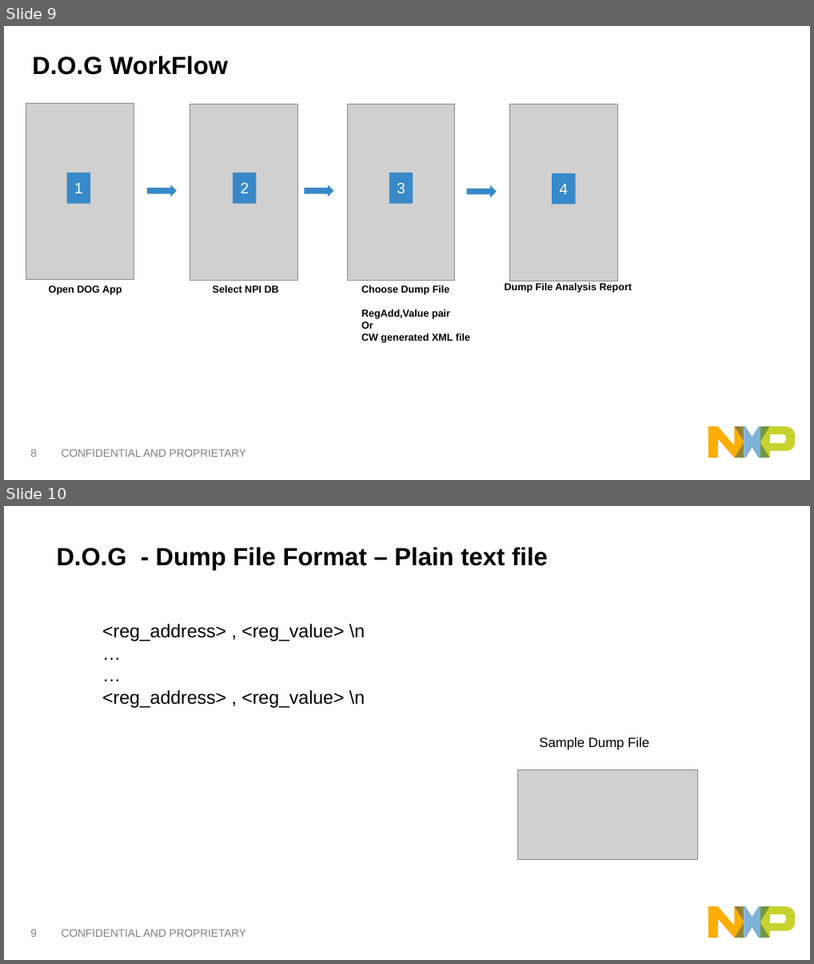
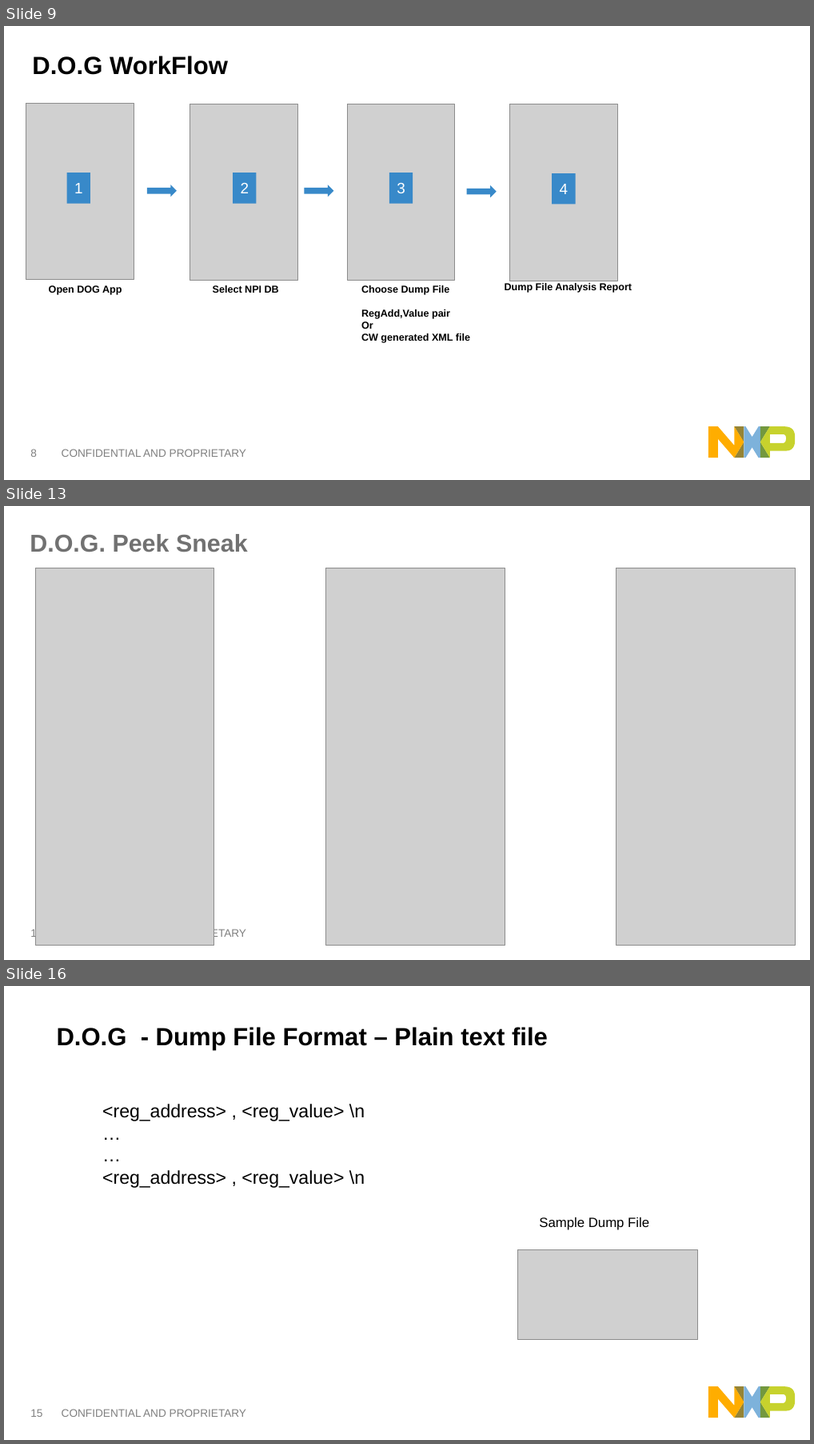
Before and after one commit to softwaresunleashed/dog, a slide deck: demo_artifacts/DOG-DebugOnGo.pptx. Shown one above the other, each under a label of ours: slides 9 and 10 before the commit, slides 9, 13 and 16 after it; the slides between them are not shown. The pictures are 814x964 and 814x1444 pixels, drawn with LibreOffice and Linux fonts; fonts in the diff are those of the drawing; grey boxes stand for pictures. Boxes give left, top, right and bottom in pixels: in the first picture for what was removed or moved away, otherwise in the second. Text is boxed around its words. In the diff, an @@ line names an element or a change of style, - is before the commit and + after.

```diff
--- a/demo_artifacts/DOG-DebugOnGo.pptx
+++ b/demo_artifacts/DOG-DebugOnGo.pptx
@@ slide 13 added at bbox=[4, 506, 810, 960], background #FFFFFF; not listed: 3 template elements that a slide beside it also shows @@
@@ title added at bbox=[30, 534, 248, 552], 29 pt, text #707070, bold @@
+D.O.G. Peek Sneak
@@ picture added at bbox=[35, 568, 214, 945] @@
@@ picture added at bbox=[326, 568, 505, 945] @@
@@ picture added at bbox=[617, 568, 796, 945] @@
@@ what was slide 10 is now slide 16 @@
@@ page number at bbox=[30, 1408, 42, 1416]: text changed @@
-9
+15
```
Also in this commit, not shown: 3 slides changed, 4 other slides added, 4 other files.
